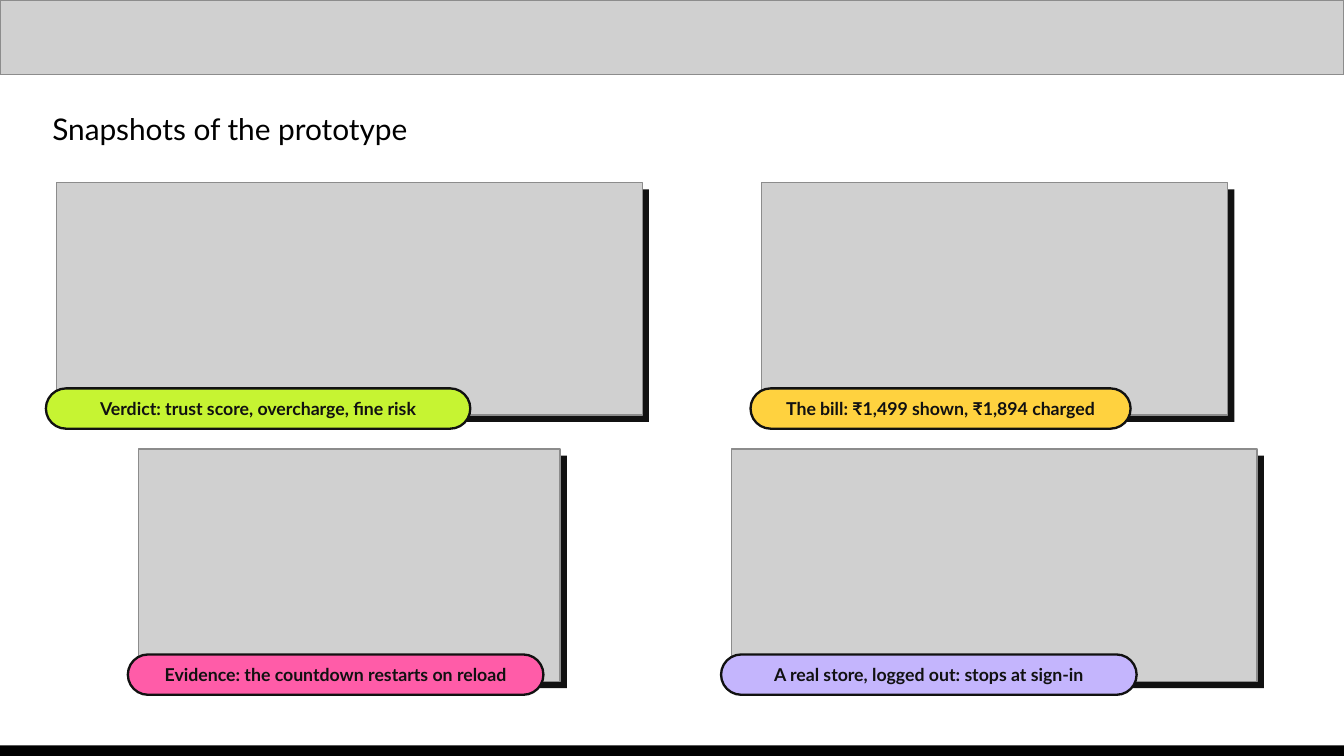
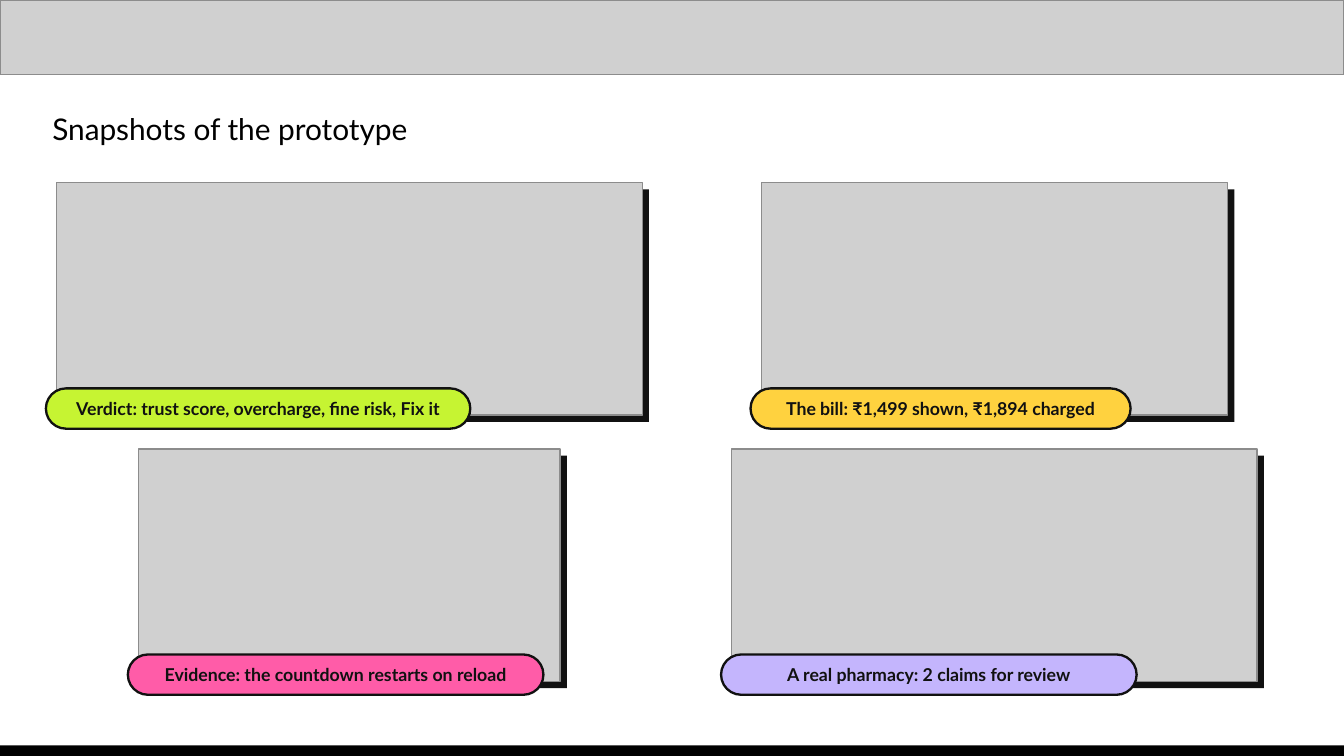
Before and after one commit to saubhagyaashish/shop-honest, a slide deck: slide 10 of Zero Context - Shop Honest - AI Builder Cup.pptx. Drawn at 1344x756 pixels with LibreOffice and Linux fonts; fonts in the diff are those of the drawing; grey boxes stand for pictures. Boxes give left, top, right and bottom in pixels: in the first picture for what was removed or moved away, otherwise in the second. Text is boxed around its words. In the diff, an @@ line names an element or a change of style, - is before the commit and + after.

```diff
--- a/Zero Context - Shop Honest - AI Builder Cup.pptx
+++ b/Zero Context - Shop Honest - AI Builder Cup.pptx
@@ text in rounded rectangle at [76, 401, 440, 419]: text changed @@
-Verdict: trust score, overcharge, fine risk
+Verdict: trust score, overcharge, fine risk, Fix it
@@ text in rounded rectangle at [787, 667, 1070, 684]: text changed @@
-A real store, logged out: stops at sign-in
+A real pharmacy: 2 claims for review
```
Also in this commit, not shown: 5 other slides changed, 2 slides added, 1 slide removed.
